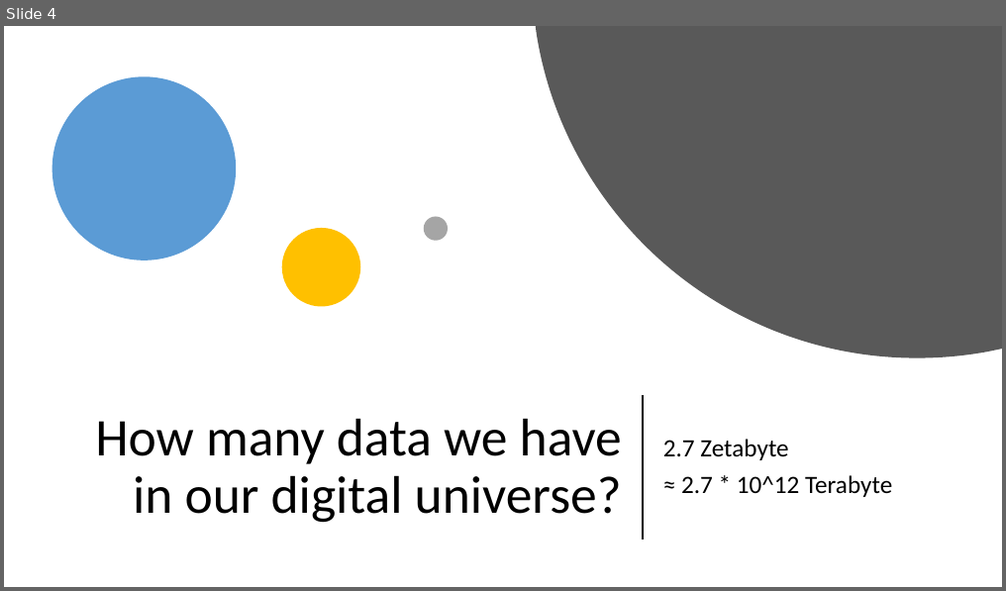
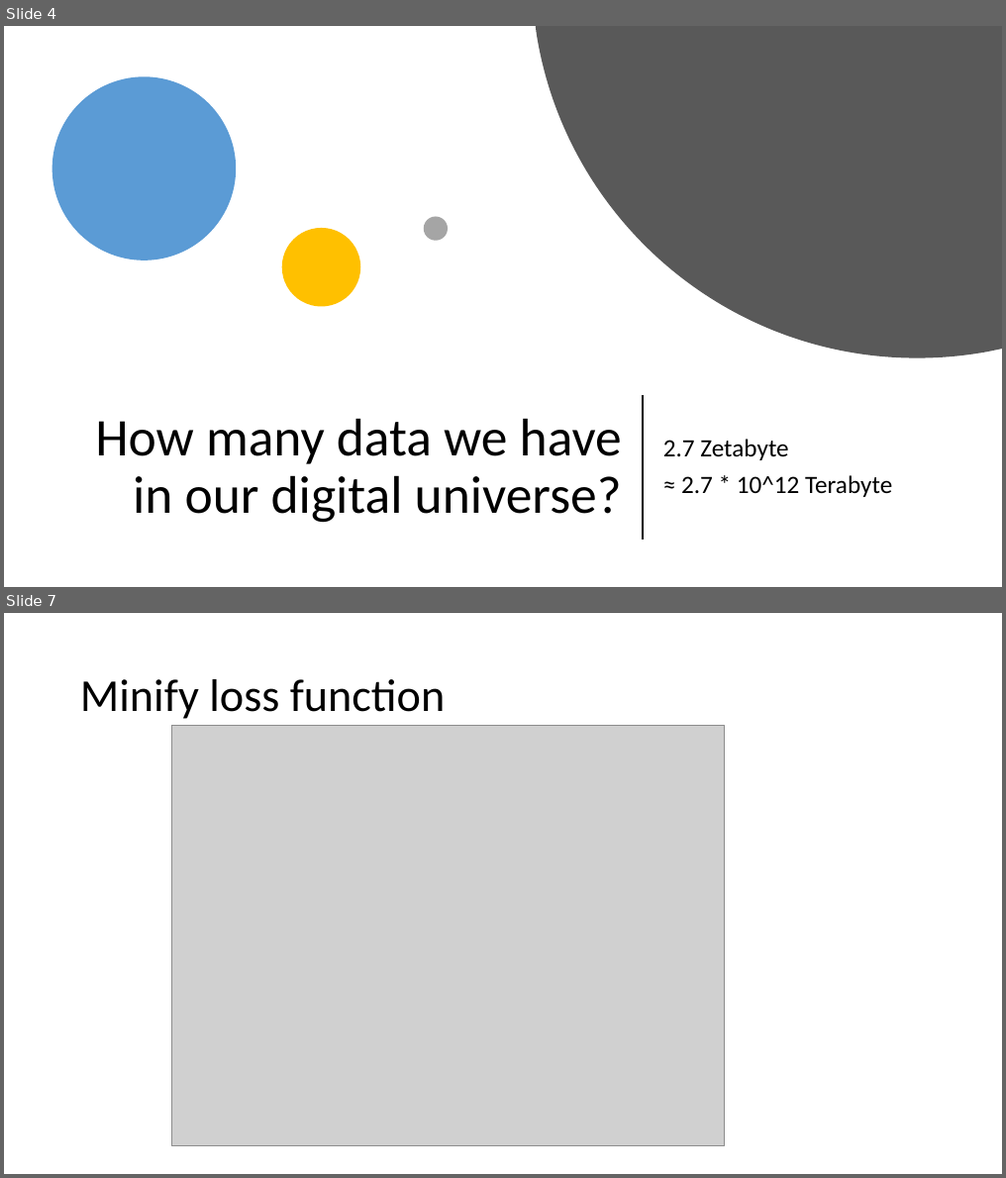
Before and after one commit to lekhasy/ML-presentation, a slide deck: presentation.pptx. Shown one above the other, each under a label of ours: slide 4 before the commit, slides 4 and 7 after it; the slides between them are not shown. The pictures are 1006x591 and 1006x1178 pixels, drawn with LibreOffice and Linux fonts; fonts in the diff are those of the drawing; grey boxes stand for pictures. Boxes give left, top, right and bottom in pixels: in the first picture for what was removed or moved away, otherwise in the second. Text is boxed around its words. In the diff, an @@ line names an element or a change of style, - is before the commit and + after.

Commit message:
update pptx file

```diff
--- a/presentation.pptx
+++ b/presentation.pptx
@@ slide 7 added at bbox=[4, 613, 1002, 1174], background #FFFFFF @@
@@ title added at bbox=[80, 679, 445, 719], 44 pt, text #000000 @@
+Minify loss function
@@ picture added at bbox=[171, 725, 725, 1146] @@
```
Also in this commit, not shown: 1 slide changed, 1 slide removed, 1 other file.
